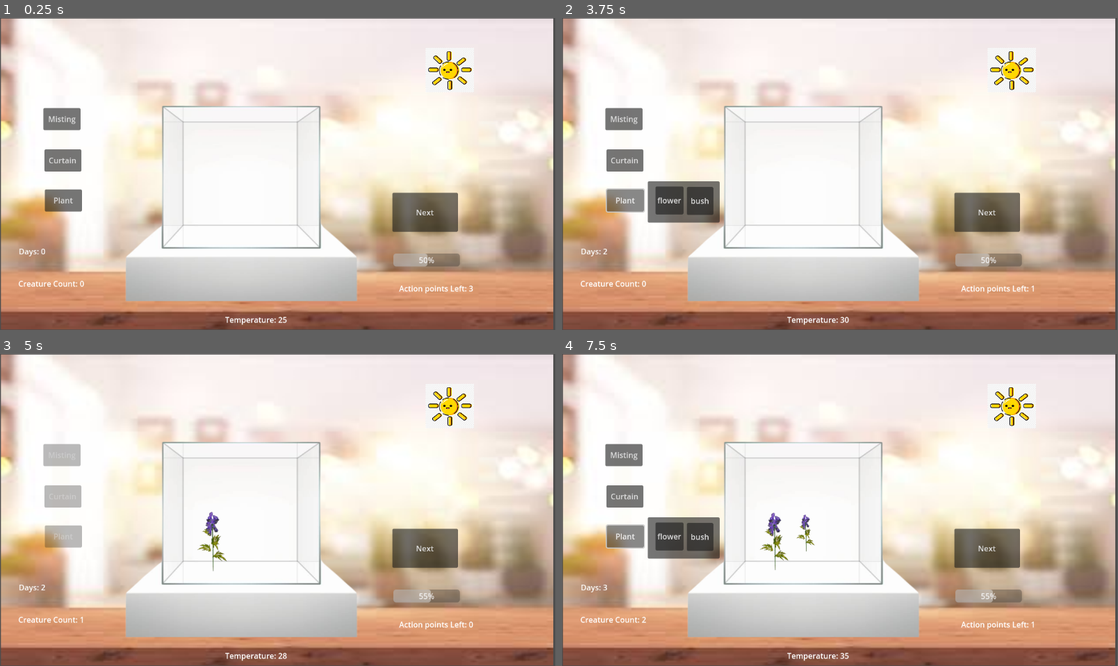
Above: before the commit, frames 1-4 (two rows, left to right).
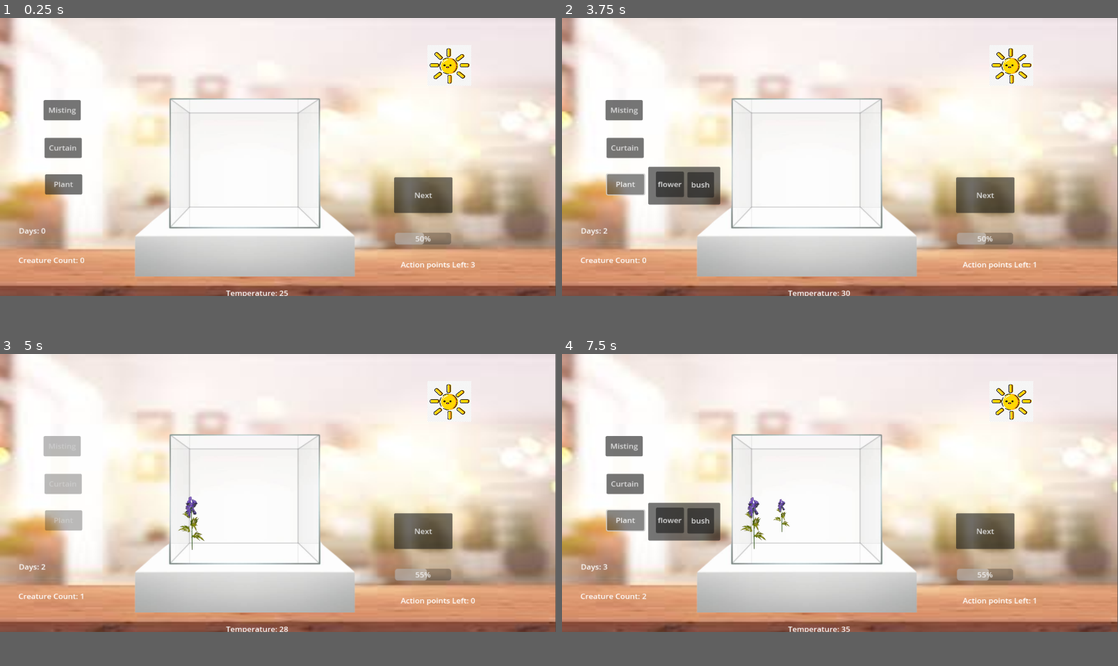
Above: after the commit, the same moments.

Repository: Dh-ux/GRL-Project
Game: Godot game, scene res://Ecosystem.tscn
Same seed, same stepped clock (60 frames per second), same inputs: the game is played once before the commit and once after it.
Inputs:
- Up to frame 1 (0.25 s): no input
- Up to frame 2 (3.75 s): click "Next" at 0.5 s; click "Next" at 1.25 s; click "Misting" at 2 s; click "Curtain" at 2.75 s; click "Plant" at 3.5 s
- Up to frame 3 (5 s): click "flower" at 4.25 s
- Up to frame 4 (7.5 s): click "Next" at 5 s; click "Misting" at 5.75 s; click "Curtain" at 6.5 s; click "Plant" at 7.25 s
In our replay, the window is 799x449 before the commit and 800x400 after it. These sizes can differ from the game's own. Grey fills any space a smaller window leaves; there, only what the larger window draws over its background counts as a difference.

The runs differ from the first frame. In frame 1, 35% of the frame differs, in the area x 0-100%, y 0-100%; in frame 2, 36%; in frame 3, 35%; in frame 4, 37%.

Commit message:
1

Diff:
--- a/Ecosystem.tscn
+++ b/Ecosystem.tscn
@@ -6,21 +6,22 @@
 [ext_resource type="Texture2D" uid="uid://764onhxsr250" path="res://resource/sprites/Background/sunny.png" id="4_0qht8"]
 
 [node name="Ecosystem" type="Node2D"]
+scale = Vector2(1.11432, 1.01086)
 script = ExtResource("1_fni7g")
 
 [node name="Table" type="Sprite2D" parent="."]
-position = Vector2(575.125, 324)
-scale = Vector2(4.42375, 3.3299)
+position = Vector2(573.5, 323)
+scale = Vector2(4.4363, 3.34021)
 texture = ExtResource("2_y87am")
 
 [node name="Bottle" type="Sprite2D" parent="."]
-position = Vector2(500, 338)
-scale = Vector2(1.112, 1)
+position = Vector2(505.239, 338.324)
+scale = Vector2(1.05287, 1)
 texture = ExtResource("3_opgfq")
 
 [node name="Weather" type="Sprite2D" parent="."]
-position = Vector2(933, 108)
-scale = Vector2(0.442222, 0.411111)
+position = Vector2(928.467, 108)
+scale = Vector2(0.401932, 0.411111)
 texture = ExtResource("4_0qht8")
 
 [node name="MistingSystemButton" type="Button" parent="."]
@@ -47,8 +48,8 @@
 [node name="TemperatureLabel" type="Label" parent="."]
 offset_left = 467.0
 offset_top = 615.0
-offset_right = 507.0
-offset_bottom = 638.0
+offset_right = 587.0
+offset_bottom = 641.0
 text = "Temperature: 1"
 
 [node name="DaysLabel" type="Label" parent="."]
@@ -68,13 +69,13 @@
 [node name="HumidityProgressBar" type="ProgressBar" parent="."]
 offset_left = 816.0
 offset_top = 489.0
-offset_right = 954.0
+offset_right = 932.0
 offset_bottom = 516.0
 
 [node name="NextDayButton" type="Button" parent="."]
 offset_left = 814.0
 offset_top = 363.0
-offset_right = 950.0
+offset_right = 935.0
 offset_bottom = 444.0
 text = "Next"
 
@@ -93,6 +94,7 @@
 offset_bottom = 425.0
 
 [node name="flower" type="Button" parent="PlantPanel"]
+layout_mode = 0
 offset_left = 16.0
 offset_top = 11.0
 offset_right = 71.0
--- a/bush.tscn
+++ b/bush.tscn
@@ -8,6 +8,6 @@
 script = ExtResource("2_utsk2")
 
 [node name="Sprite2D" type="Sprite2D" parent="."]
-position = Vector2(27.5, -34.793)
-scale = Vector2(0.047, 0.0453216)
+position = Vector2(17.375, -16.4892)
+scale = Vector2(0.0551, 0.0563248)
 texture = ExtResource("1_ac3mp")
--- a/project.godot
+++ b/project.godot
@@ -15,6 +15,11 @@
 config/features=PackedStringArray("4.1", "GL Compatibility")
 config/icon="res://icon.svg"
 
+[display]
+
+window/size/viewport_width=1280
+window/size/viewport_height=640
+
 [rendering]
 
 renderer/rendering_method="gl_compatibility"
